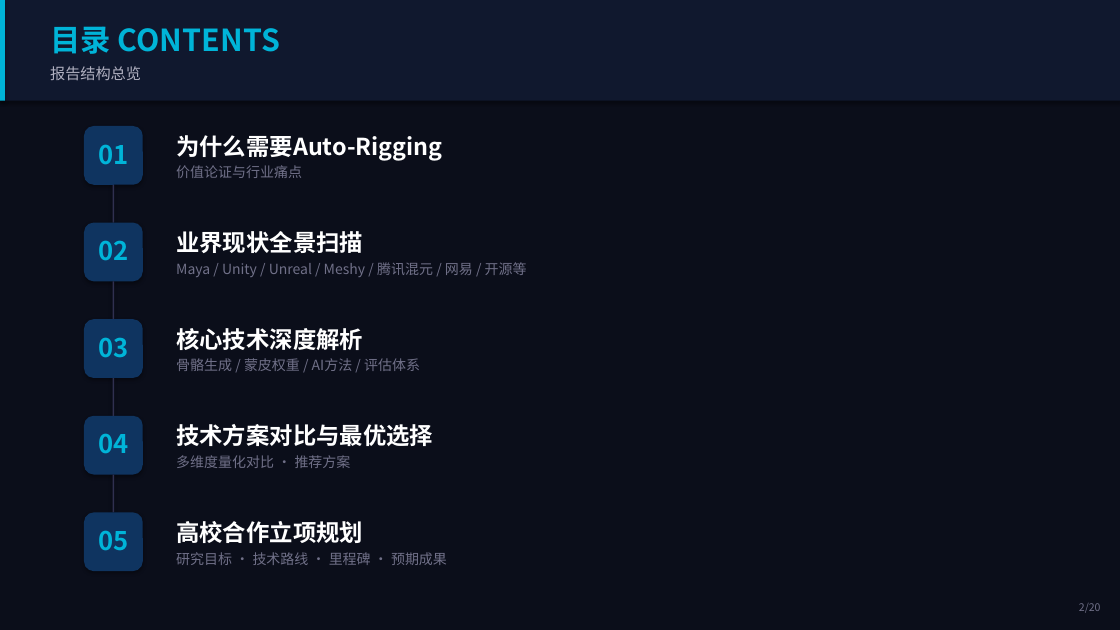
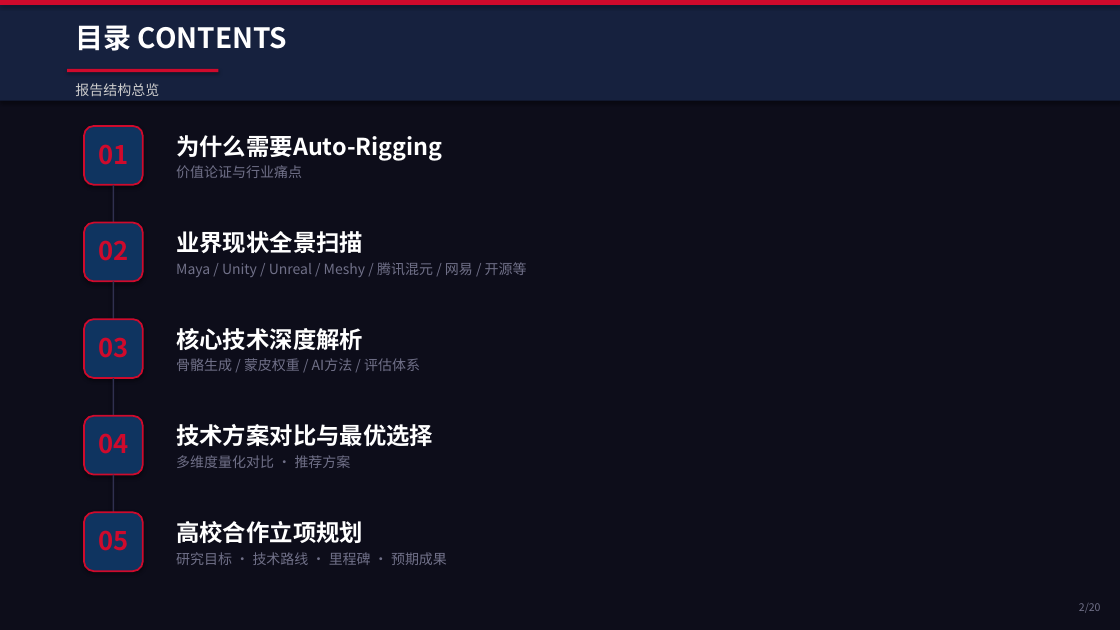
Before and after one commit to xhyha/insight, a slide deck: slide 2 of Auto-Rigging-Insight-Report.pptx. Drawn at 1120x630 pixels with LibreOffice and Linux fonts; fonts in the diff are those of the drawing. Boxes give left, top, right and bottom in pixels: in the first picture for what was removed or moved away, otherwise in the second. Text is boxed around its words. In the diff, an @@ line names an element or a change of style, - is before the commit and + after.

Commit message:
Update Auto-Rigging Report - Huawei visual style (v3)

```diff
--- a/Auto-Rigging-Insight-Report.pptx
+++ b/Auto-Rigging-Insight-Report.pptx
@@ background #0B0E1A to #0D0D1A @@
@@ rectangle at bbox=[0, 0, 1120, 101]: fill #10182E to #16213E @@
@@ rectangle removed at bbox=[0, 0, 5, 101] @@
@@ rectangle added at bbox=[0, 0, 1120, 5], fill #CF0A2C @@
@@ text "目录 CONTENTS": place and size @@
-text "目录 CONTENTS" at bbox=[50, 26, 280, 54]
+text "目录 CONTENTS" at bbox=[75, 25, 288, 51]
@@ text "目录 CONTENTS" at bbox=[75, 25, 288, 51]: size 26 to 24 pt, text colour #00B4D8 to #FFFFFF @@
@@ text "报告结构总览": place and size @@
-text "报告结构总览" at bbox=[50, 66, 141, 81]
+text "报告结构总览" at bbox=[75, 83, 159, 96]
@@ text "报告结构总览" at bbox=[75, 83, 159, 96]: size 13 to 12 pt, text colour #B0B0C0 to #CCCCCC @@
@@ rectangle added at bbox=[67, 69, 218, 72], fill #CF0A2C @@
@@ text colour #00B4D8 to #CF0A2C in 5 elements at bbox=[98, 144, 128, 165], bbox=[98, 240, 128, 261], bbox=[98, 337, 128, 358], bbox=[98, 433, 128, 454], bbox=[98, 530, 128, 551] @@
@@ outline none to #CF0A2C 1.5 pt in 5 elements at bbox=[84, 126, 143, 185], bbox=[84, 223, 143, 281], bbox=[84, 319, 143, 378], bbox=[84, 416, 143, 475], bbox=[84, 513, 143, 571] @@
```
Also in this commit, not shown: 19 other slides changed.
